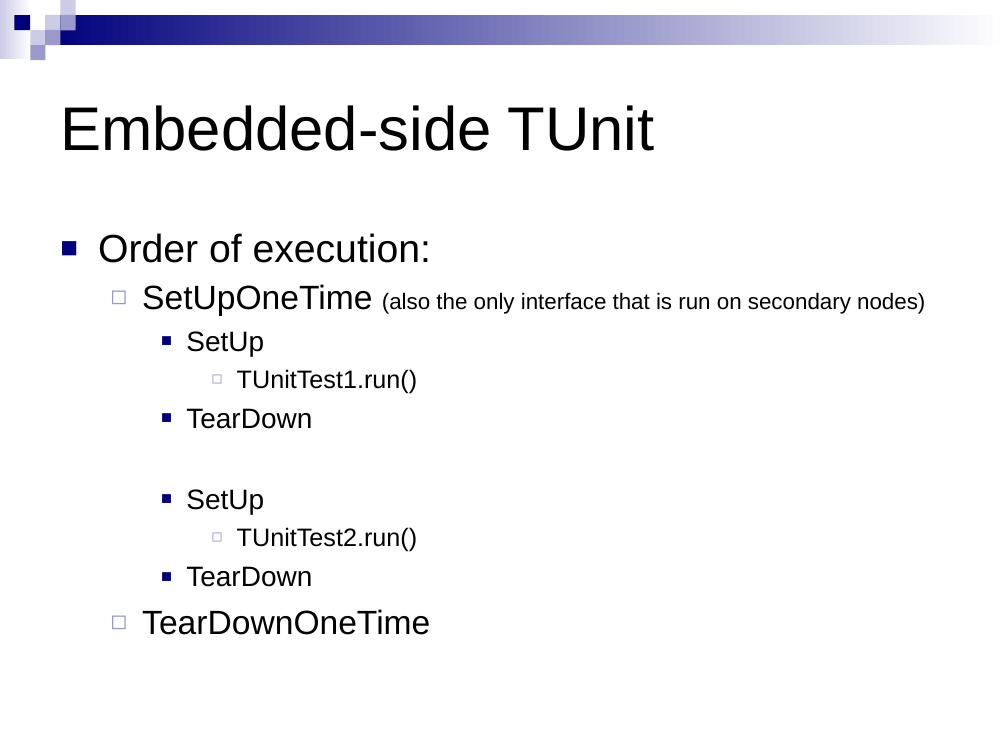
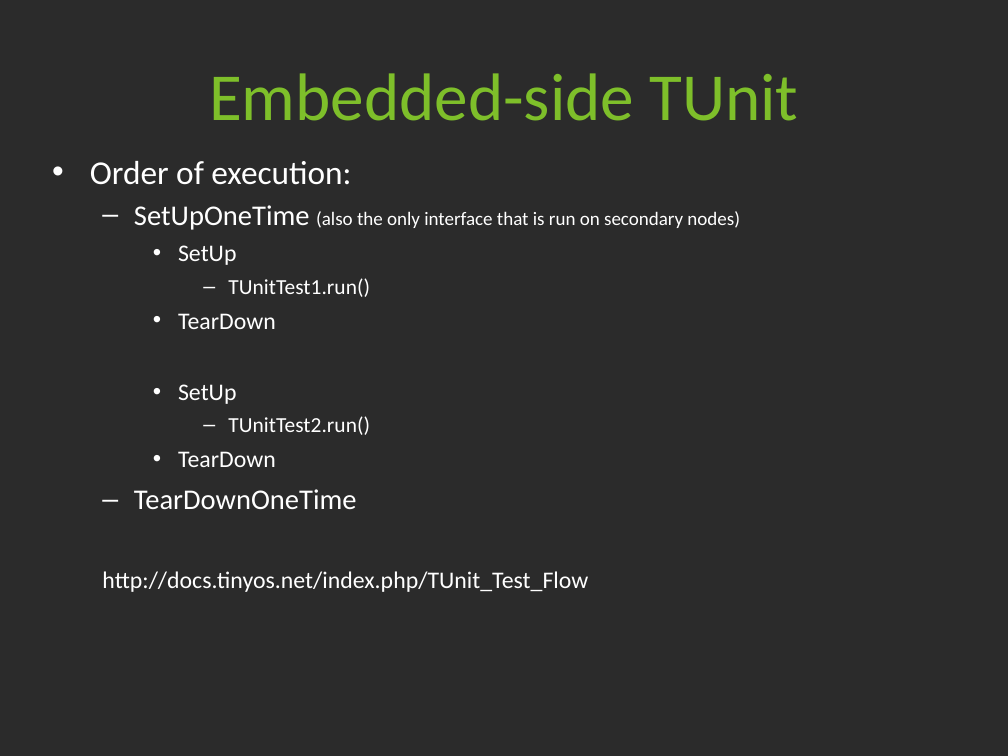
Before and after one commit to tyll/tinyos-2.x-contrib, a slide deck: slide 26 of tunit/docs/TUnit Intro.ppt (slide 24 before the commit). Drawn at 1008x756 pixels with LibreOffice and Linux fonts; fonts in the diff are those of the drawing; background and template pictures are left out; a plain dark background stands for a picture behind light text. Boxes give left, top, right and bottom in pixels: in the first picture for what was removed or moved away, otherwise in the second. Text is boxed around its words. In the diff, an @@ line names an element or a change of style, - is before the commit and + after.

Commit message:
Updated the TUnit presentation, removed some unnecessary files.  Lots of the documentation is on http://docs.tinyos.net/index.php/TUnit

```diff
--- a/tunit/docs/TUnit Intro.ppt
+++ b/tunit/docs/TUnit Intro.ppt
@@ background #FFFFFF to picture (left out) @@
@@ group removed at box(0, 0, 1008, 60): 9 rectangles @@
@@ title "Embedded-side TUnit": place and size @@
-title "Embedded-side TUnit" at box(60, 105, 655, 151)
+title "Embedded-side TUnit" at box(209, 73, 798, 121)
@@ title "Embedded-side TUnit" at box(209, 73, 798, 121): size 44 to 48 pt, font Arial to Calibri, text colour #000000 to #7EBF2A; alignment left to centre @@
@@ text "Order of execution:": place and size @@
-text "Order of execution:" at box(98, 233, 925, 635)
+text "Order of execution:" at box(90, 161, 740, 592)
@@ text at box(90, 161, 740, 509): size 28 to 23.8 pt in "Order of execution:"; font Arial to Calibri, text colour #000000 to #FFFFFF in "Order of execution:", "SetUpOneTime (also the only interface that is ...", "SetUp", "TUnitTest1.run()" and 5 more places; size 24 to 20.4 pt in "SetUpOneTime", "TearDownOneTime"; size 16 to 13.6 pt in "(also the only interface that is run ..."; size 20 to 17 pt in "SetUp", "TearDown", "SetUp", "TearDown"; size 18 to 15.3 pt in "TUnitTest1.run()", "TUnitTest2.run()"; bullet ■ to •; bullet colour #00007D to #FFFFFF; bullet ◻ to –; bullet colour #9999CC to #FFFFFF @@
@@ text at box(102, 571, 588, 592): paragraph added @@
+  http://docs.tinyos.net/index.php/TUnit_Test_Flow
```
Also in this commit, not shown: 34 other slides changed, 4 slides added, 1 slide removed, 3 other files.
